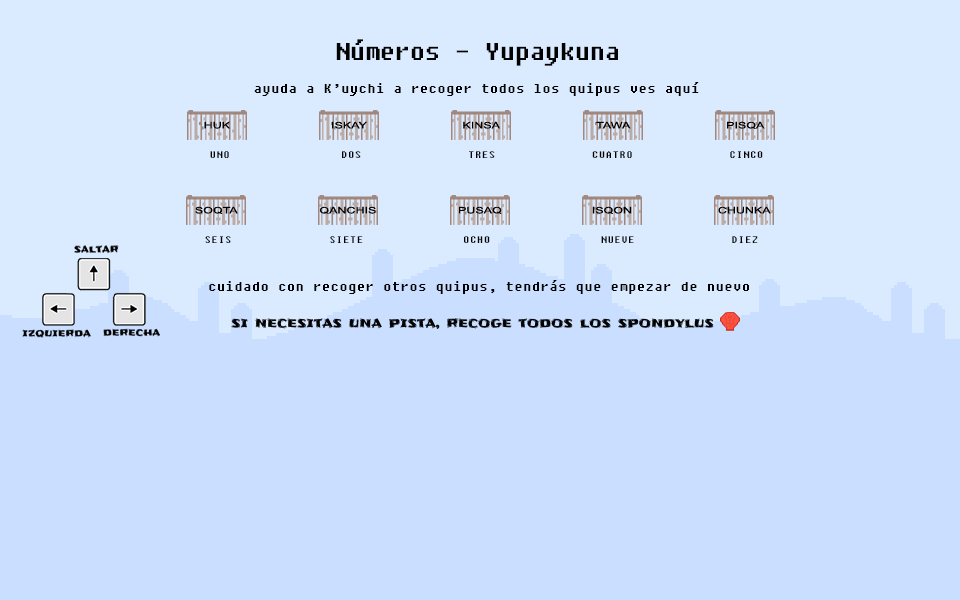
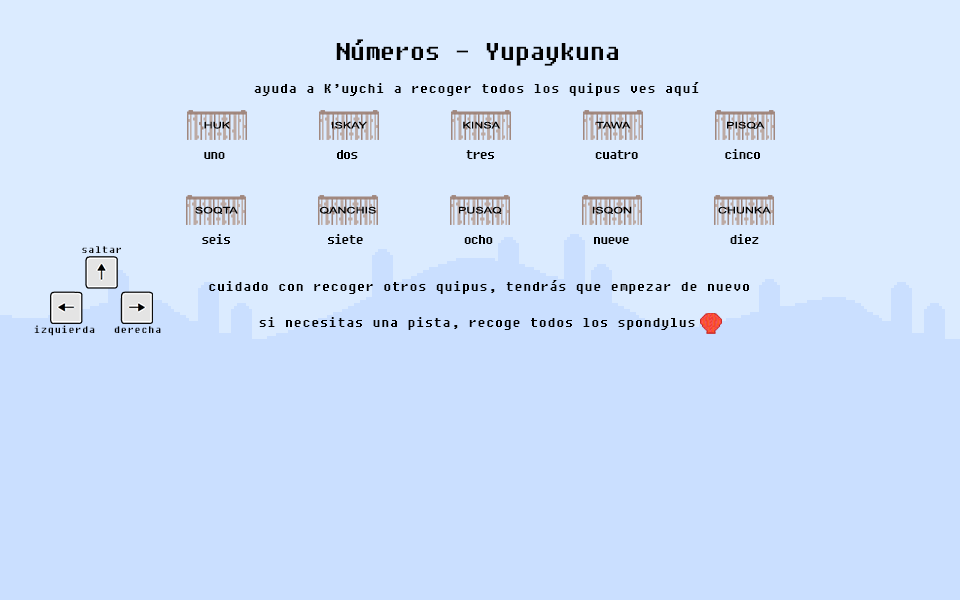
Layers edited between the first and the second 960×600 image:
hid "Layer 9", moved it above "izquierda" over [231, 312, 740, 331]
added layer "izquierda" above "derecha" over [34, 325, 95, 336]
added layer "derecha" above "saltar" over [114, 326, 161, 333]
added layer "saltar" above "Layer 13" over [82, 246, 121, 253]
renamed "Layer 8" to "Layer 13", painted on it over [22, 245, 160, 338]
added layer "Layer 14" above "si necesitas una pista, recoge todos los spondylus" over [700, 313, 722, 334]
added layer "si necesitas una pista, recoge todos los spondylus" above "cuidado con recoger otros quipus, tendrás que empezar de nuevo" over [259, 317, 695, 330]
renamed "UNO DOS TRES CUATRO" to "uno dos tres cuatro", painted on it over [204, 149, 763, 159]
renamed "SEIS SIETE OCHO NUEVE" to "seis siete ocho nueve", painted on it over [202, 234, 759, 244]
